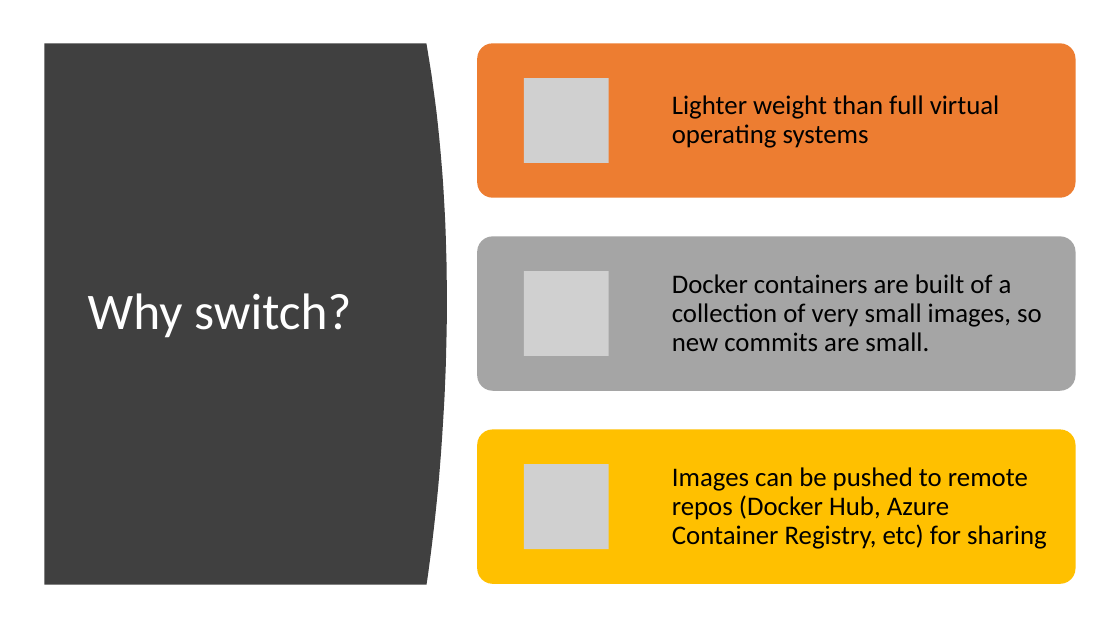
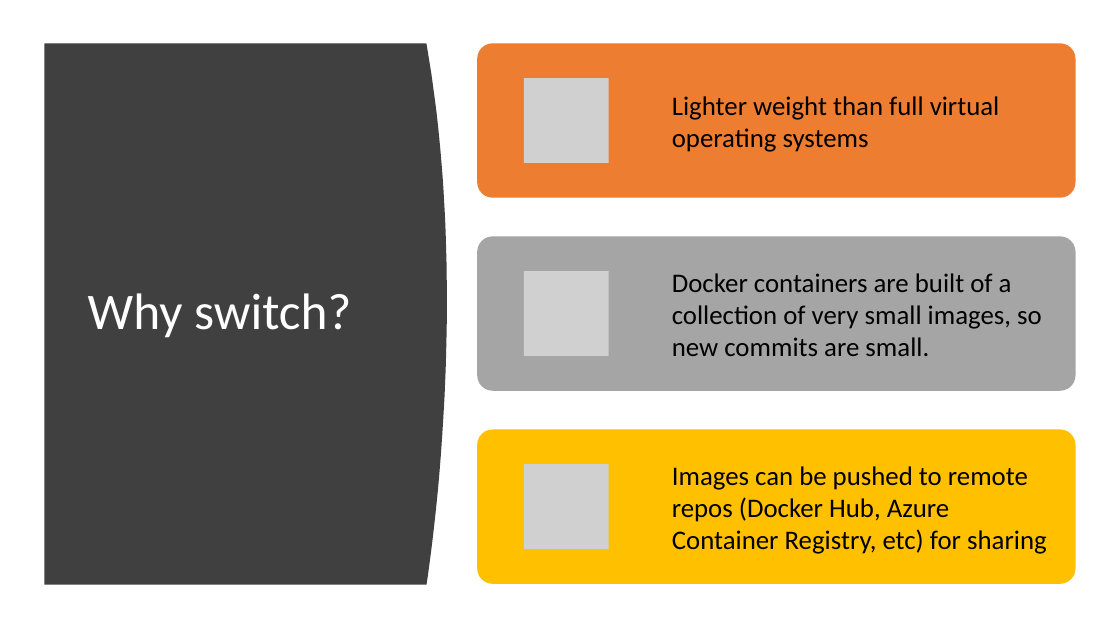
Before and after one commit to chlsmith/sql-on-docker, a slide deck: slide 8 of sql-on-docker.pptx. Drawn at 1120x630 pixels with LibreOffice and Linux fonts; fonts in the diff are those of the drawing; grey boxes stand for pictures. Boxes give left, top, right and bottom in pixels: in the first picture for what was removed or moved away, otherwise in the second. Text is boxed around its words. In the diff, an @@ line names an element or a change of style, - is before the commit and + after.

```diff
--- a/sql-on-docker.pptx
+++ b/sql-on-docker.pptx
@@ line spacing 0.9 to 1 in 3 elements at (672, 96, 1000, 152), (672, 273, 1042, 356), (672, 466, 1047, 554) @@
```
Also in this commit, not shown: 4 other slides changed.
